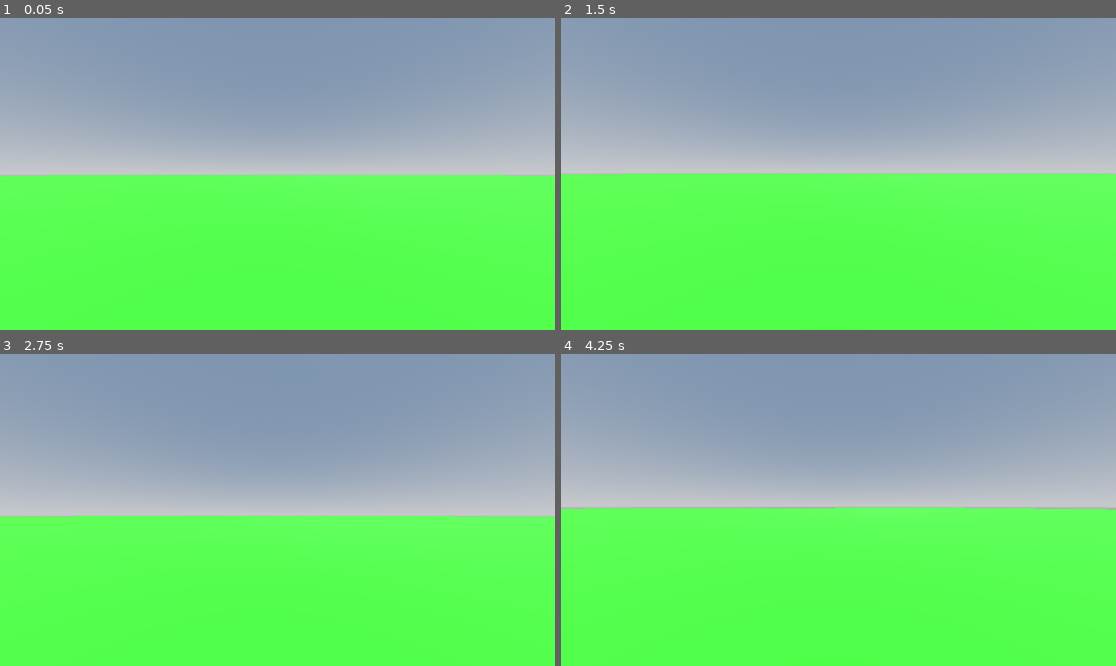
Above: before the commit, frames 1-4 (two rows, left to right).
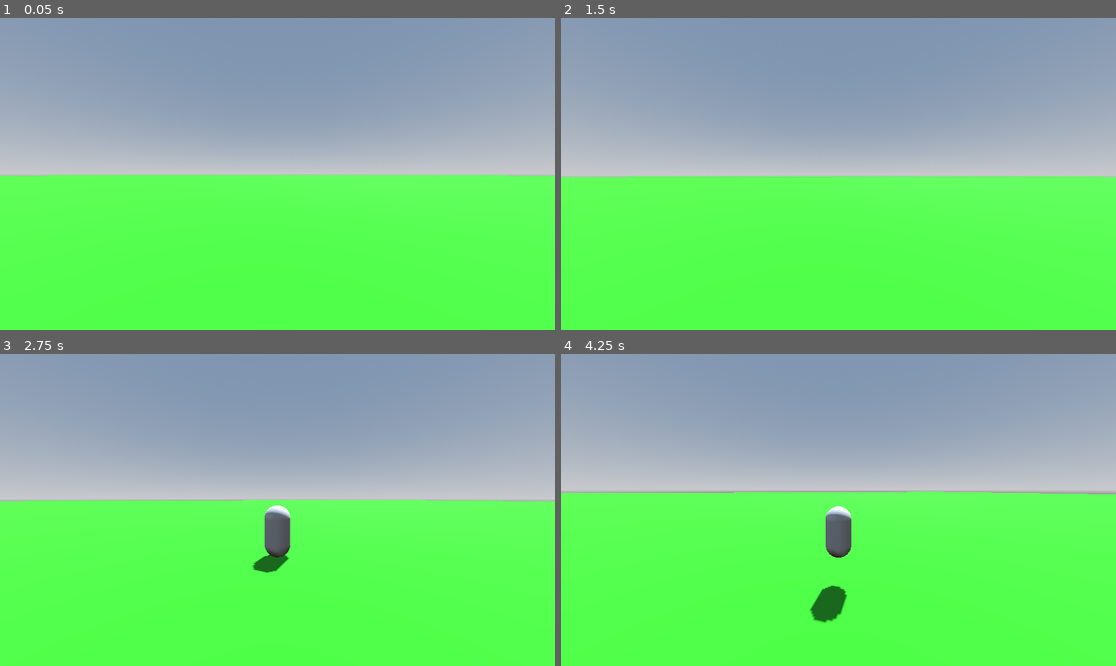
Above: after the commit, the same moments.

Repository: danielathome19/Game-Design-II
Game: Godot game, scene res://scene_3d.tscn
Two runs of this game, one before a commit and one after it. Both use one fixed random seed, a clock stepped at 60 frames per second and the inputs below. The project has no main scene, so this scene is started directly.
Inputs (mouse positions are in pixels of both pictures, inside the frame that each line leads up to):
- Up to frame 1 (0.05 s): no input
- Up to frame 2 (1.5 s): tap Enter (ui_accept) at 0.5, 0.77 s; move the mouse to (866, 174) at 0.52 s; hold Up (ui_up) from 0.53 s (still down); tap V (change_camera, bound only after the commit) at 0.6, 1.35 s; move the mouse to (810, 174) at 1.27 s
- Up to frame 3 (2.75 s): keep holding Up (ui_up); tap Enter (ui_accept) at 1.52 s; move the mouse to (288, 503) at 2.02 s; tap V (change_camera, bound only after the commit) at 2.1 s
- Up to frame 4 (4.25 s): keep holding Up (ui_up); tap Enter (ui_accept) at 2.75, 3.02, 3.5, 3.77 s; move the mouse to (832, 516) at 2.77 s; tap V (change_camera, bound only after the commit) at 2.85, 3.6 s; move the mouse to (877, 513) at 3.52 s

The runs differ from the first frame. In frame 2, 0.9% of the frame differs, in the area x 0-100%, y 49-52%; in frame 3, 5.8%; in frame 4, 6.5%, in the area x 0-100%, y 44-87%.

Commit message:
Update 2/9

Diff:
--- a/player3d.gd
+++ b/player3d.gd
@@ -8,7 +8,10 @@
 var gravity = ProjectSettings.get_setting("physics/3d/default_gravity")
 
 const CAM_SENSITIVITY = 0.03
-@onready var camera = $Camera3D
+@onready var camera = $Head/Camera3D
+@onready var camera_arm = $SpringArm3D
+@onready var camera_pos = camera.position
+var first_person = true
 
 func _physics_process(delta):
 	# Add the gravity.
@@ -36,14 +39,34 @@
 		else:
 			Input.set_mouse_mode(Input.MOUSE_MODE_CAPTURED)
 
+	if Input.is_action_just_pressed("change_camera"):
+		toggle_camera_parent()  # V
+
 	move_and_slide()
 
+
+func toggle_camera_parent():
+	var parent = "Head"
+	if first_person:
+		parent = "SpringArm3D"
+	var child = camera
+	child.get_parent().remove_child(child)
+	get_node(parent).add_child(child)
+	camera = child
+	if not first_person:
+		camera.position = camera_pos
+	first_person = not first_person
 
 func _ready():
 	Input.set_mouse_mode(Input.MOUSE_MODE_CAPTURED)
 
 func _unhandled_input(event):
 	if event is InputEventMouseMotion and Input.get_mouse_mode() == Input.MOUSE_MODE_CAPTURED:
-		self.rotate_y(-event.relative.x * (CAM_SENSITIVITY / 10.0))
-		camera.rotate_x(-event.relative.y * (CAM_SENSITIVITY / 10.0))
-		camera.rotation.x = clamp(camera.rotation.x, deg_to_rad(-40), deg_to_rad(60))
+		if first_person:
+			self.rotate_y(-event.relative.x * (CAM_SENSITIVITY / 10.0))
+			camera.rotate_x(-event.relative.y * (CAM_SENSITIVITY / 10.0))
+			camera.rotation.x = clamp(camera.rotation.x, deg_to_rad(-40), deg_to_rad(60))
+		else:
+			self.rotate_y(-event.relative.x * (CAM_SENSITIVITY / 10.0))
+			camera_arm.rotate_x(-event.relative.y * (CAM_SENSITIVITY / 10.0))
+			camera_arm.rotation.x = clamp(camera_arm.rotation.x, deg_to_rad(-75), deg_to_rad(75))
--- a/project.godot
+++ b/project.godot
@@ -48,6 +48,11 @@
 , Object(InputEventKey,"resource_local_to_scene":false,"resource_name":"","device":-1,"window_id":0,"alt_pressed":false,"shift_pressed":false,"ctrl_pressed":false,"meta_pressed":false,"pressed":false,"keycode":0,"physical_keycode":83,"key_label":0,"unicode":115,"echo":false,"script":null)
 ]
 }
+change_camera={
+"deadzone": 0.5,
+"events": [Object(InputEventKey,"resource_local_to_scene":false,"resource_name":"","device":-1,"window_id":0,"alt_pressed":false,"shift_pressed":false,"ctrl_pressed":false,"meta_pressed":false,"pressed":false,"keycode":0,"physical_keycode":86,"key_label":0,"unicode":118,"echo":false,"script":null)
+]
+}
 
 [rendering]
 
--- a/scene_3d.tscn
+++ b/scene_3d.tscn
@@ -71,6 +71,13 @@
 transform = Transform3D(1, 0, 0, 0, 1, 0, 0, 0, 1, 0, 1.0636, 0)
 shape = SubResource("CapsuleShape3D_688ja")
 
-[node name="Camera3D" type="Camera3D" parent="player3d"]
-transform = Transform3D(1, 0, 0, 0, 1, 0, 0, 0, 1, 0, 1.52696, 0)
+[node name="SpringArm3D" type="SpringArm3D" parent="player3d"]
+transform = Transform3D(1, 0, 0, 0, 0.994522, 0.104528, 0, -0.104528, 0.994522, 0, 1.60664, 0)
+spring_length = 6.0
+
+[node name="Head" type="Node3D" parent="player3d"]
+transform = Transform3D(1, 0, 0, 0, 1, 0, 0, 0, 1, 0, 1.46576, 0)
+
+[node name="Camera3D" type="Camera3D" parent="player3d/Head"]
+transform = Transform3D(1, 0, 0, 0, 1, 0, 0, 0, 1, 0, 0.0612019, 0)
 fov = 90.0
